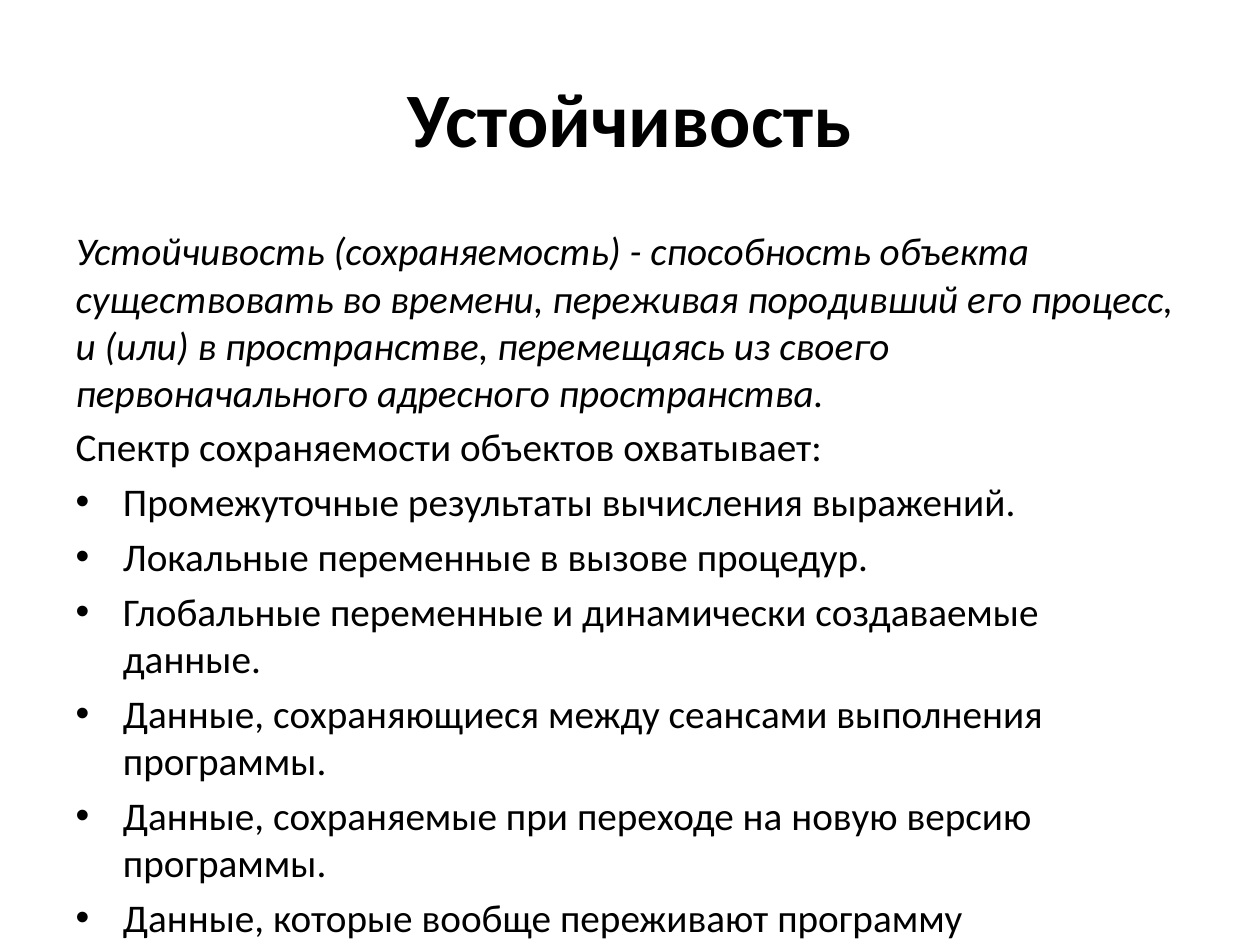
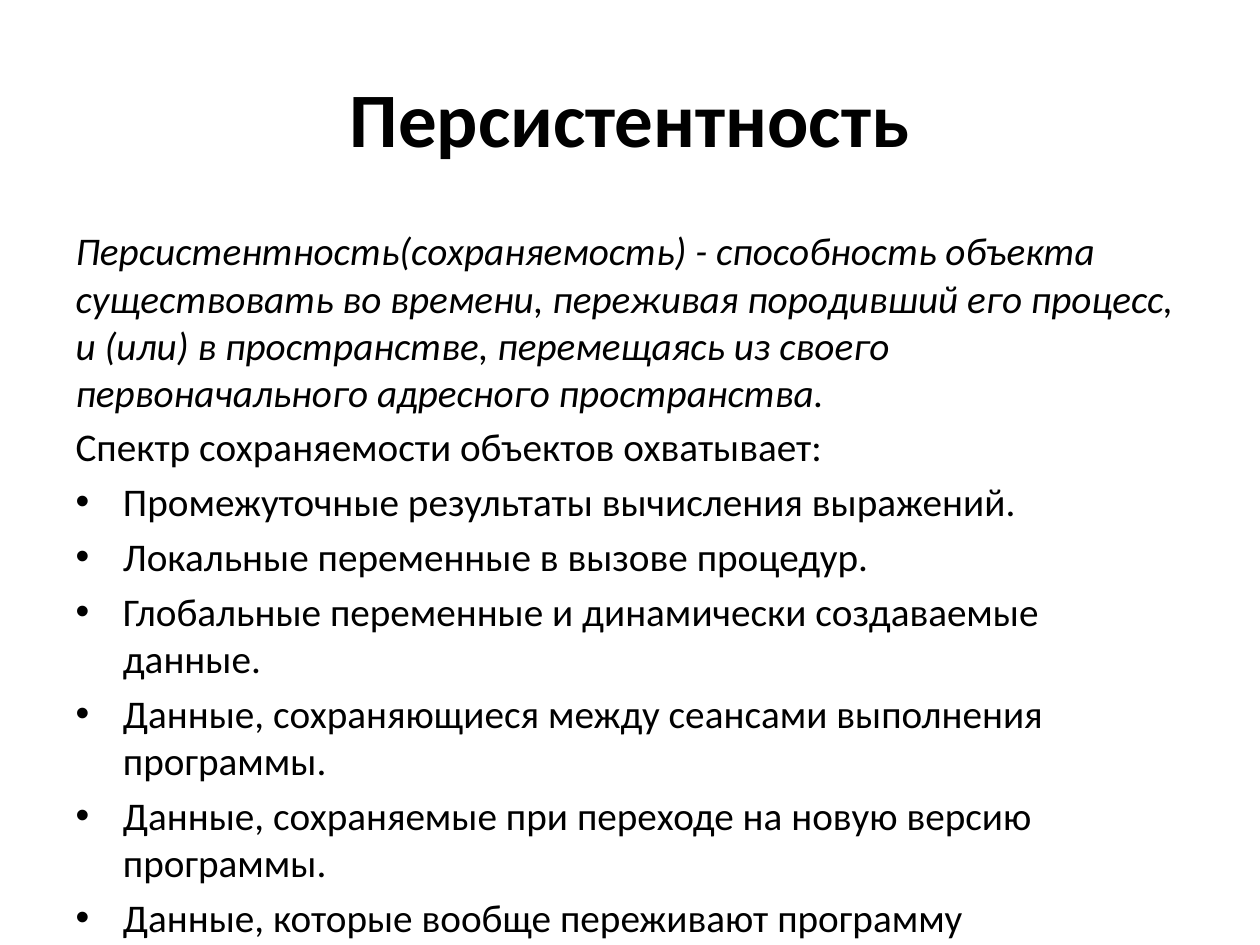
Before and after one commit to pelipas/OOP, a slide deck: slide 31 of Lecture_1_OOP.pptx. Drawn at 1260x945 pixels with LibreOffice and Linux fonts; fonts in the diff are those of the drawing. Boxes give left, top, right and bottom in pixels: in the first picture for what was removed or moved away, otherwise in the second. Text is boxed around its words. In the diff, an @@ line names an element or a change of style, - is before the commit and + after.

```diff
--- a/Lecture_1_OOP.pptx
+++ b/Lecture_1_OOP.pptx
@@ title at (x1=350, y1=97, x2=909, y2=159): text changed @@
-Устойчивость
+Персистентность
@@ text at (x1=76, y1=236, x2=1173, y2=414): text changed @@
-Устойчивость (сохраняемость) - способность объекта существовать во времени, переживая породивший его процесс, и (или) в пространстве, перемещаясь из своего первоначального адресного пространства.
+Персистентность(сохраняемость) - способность объекта существовать во времени, переживая породивший его процесс, и (или) в пространстве, перемещаясь из своего первоначального адресного пространства.
```
Also in this commit, not shown: 1 other slide changed, 1 other file.
